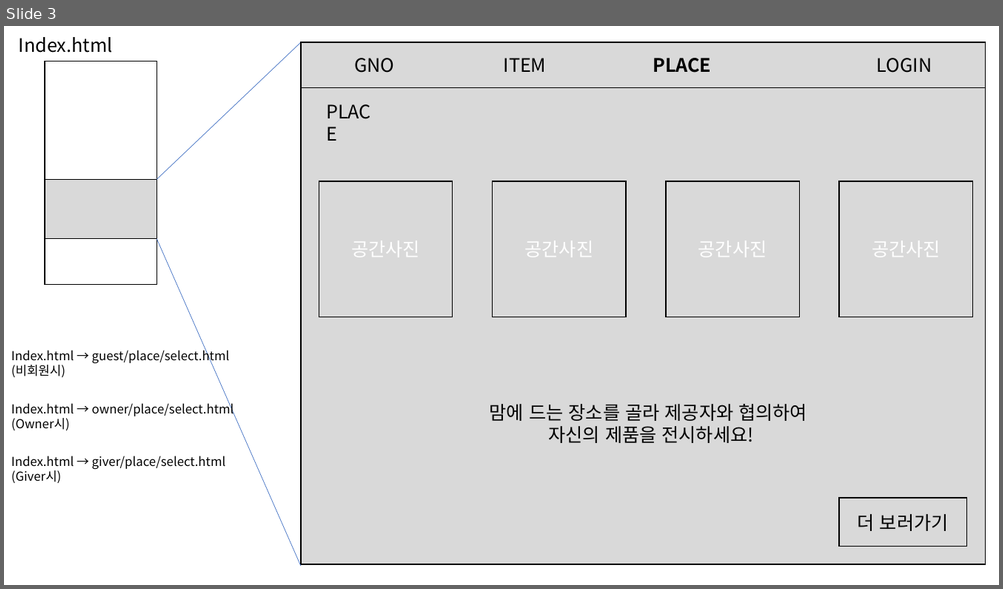
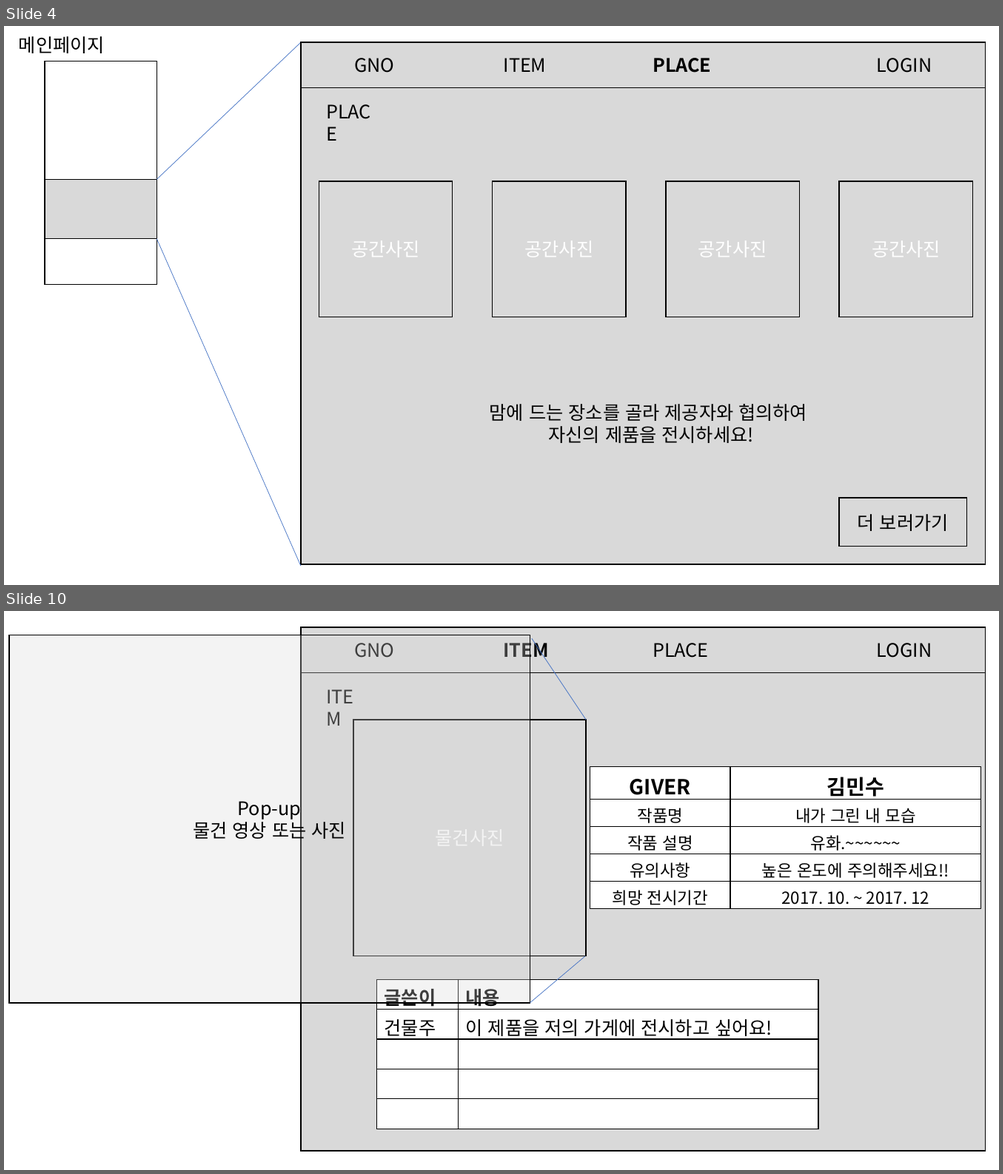
Before and after one commit to bigwin26/spring, a slide deck: GNO/3조 메인페이지 디자인.pptx. Shown one above the other, each under a label of ours: slide 3 before the commit, slides 4 and 10 after it; the slides between them are not shown. The pictures are 1003x589 and 1003x1174 pixels, drawn with LibreOffice and Linux fonts; fonts in the diff are those of the drawing. Boxes give left, top, right and bottom in pixels: in the first picture for what was removed or moved away, otherwise in the second. Text is boxed around its words. In the diff, an @@ line names an element or a change of style, - is before the commit and + after.

```diff
--- a/GNO/3조 메인페이지 디자인.pptx
+++ b/GNO/3조 메인페이지 디자인.pptx
@@ slide 10 added at [4,611,999,1170], background #FFFFFF @@
@@ rectangle added at [301,627,985,1151], fill #D9D9D9, outline #000000 1 pt @@
@@ rectangle added at [301,627,985,673], fill #D9D9D9, outline #000000 1 pt, 18 pt, text #000000 @@
+GNO ITEM PLACE LOGIN
@@ rectangle added at [9,635,530,1002], fill #D9D9D9 at 29% opacity, outline #000000 1 pt, 18 pt, text #000000 @@
+Pop-up
+물건 영상 또는 사진
@@ text added at [504,638,549,662], 18 pt, text #000000 @@
+ITEM
@@ line added from (586, 720) to (532, 638), #4472C4 0.5 pt @@
@@ rectangle added at [353,720,586,957], fill #D9D9D9, outline #000000 1 pt @@
@@ table added at [590,767,982,908], 5 rows, 2 columns @@
+GIVER | 김민수
+작품명 | 내가 그린 내 모습
+작품 설명 | 유화.~~~~~~
+유의사항 | 높은 온도에 주의해주세요!!
+희망 전시기간 | 2017. 10. ~ 2017. 12
@@ line added from (585, 957) to (530, 1003), #4472C4 0.5 pt @@
@@ table added at [377,980,819,1129], 5 rows, 2 columns @@
+글쓴이 | 내용
+건물주 | 이 제품을 저의 가게에 전시하고 싶어요!
+ | 
+ | 
+ | 
@@ what was slide 3 is now slide 4 @@
@@ slide 4 changed as well @@
@@ text at [19,36,105,53]: text changed @@
-Index.html
+메인페이지
@@ text removed at [11,348,230,378] @@
-Index.html → guest/place/select.html
-(비회원시)
@@ text removed at [11,401,234,431] @@
-Index.html → owner/place/select.html
-(Owner시)
@@ text removed at [11,456,226,483] @@
-Index.html → giver/place/select.html
-(Giver시)
```
Also in this commit, not shown: 2 other slides changed, 16 other slides added, 1 other file.
